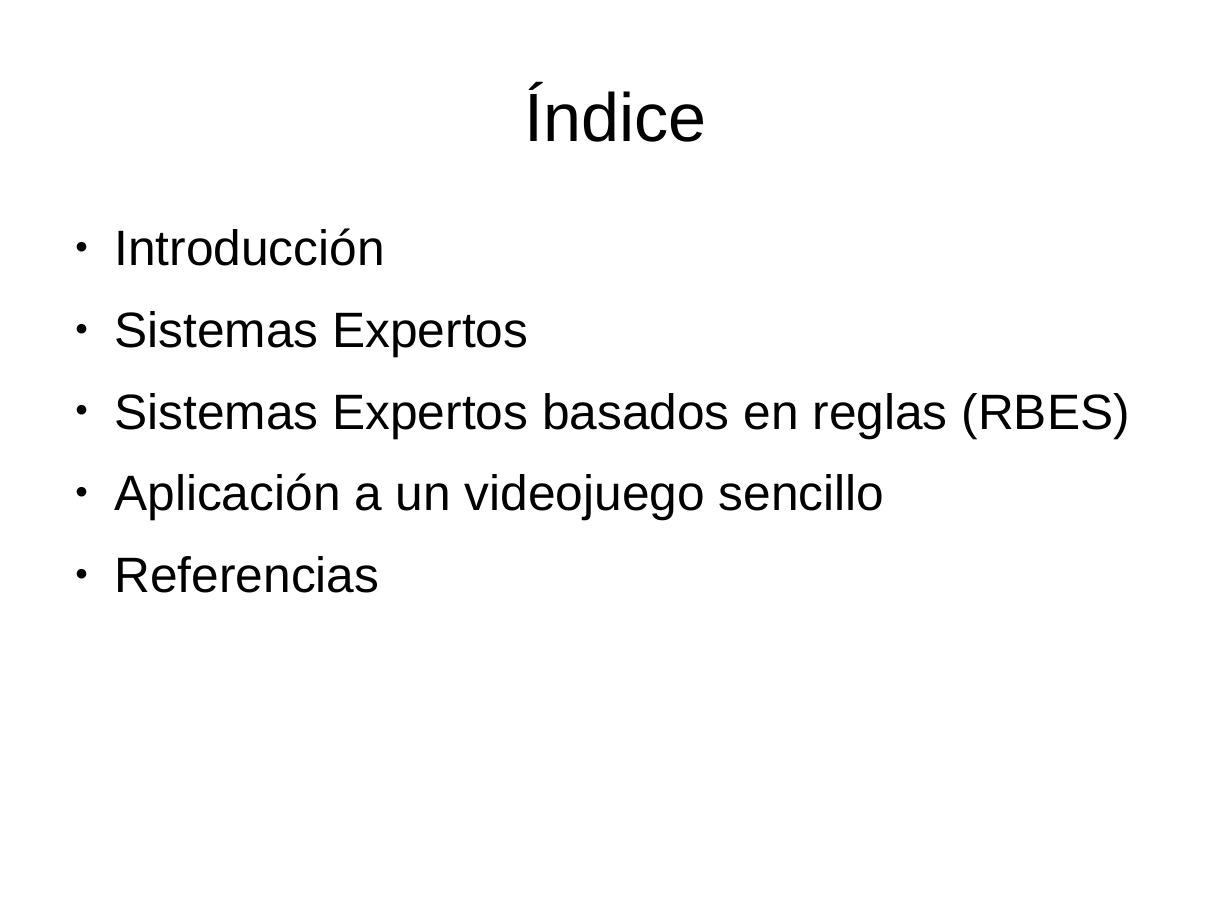
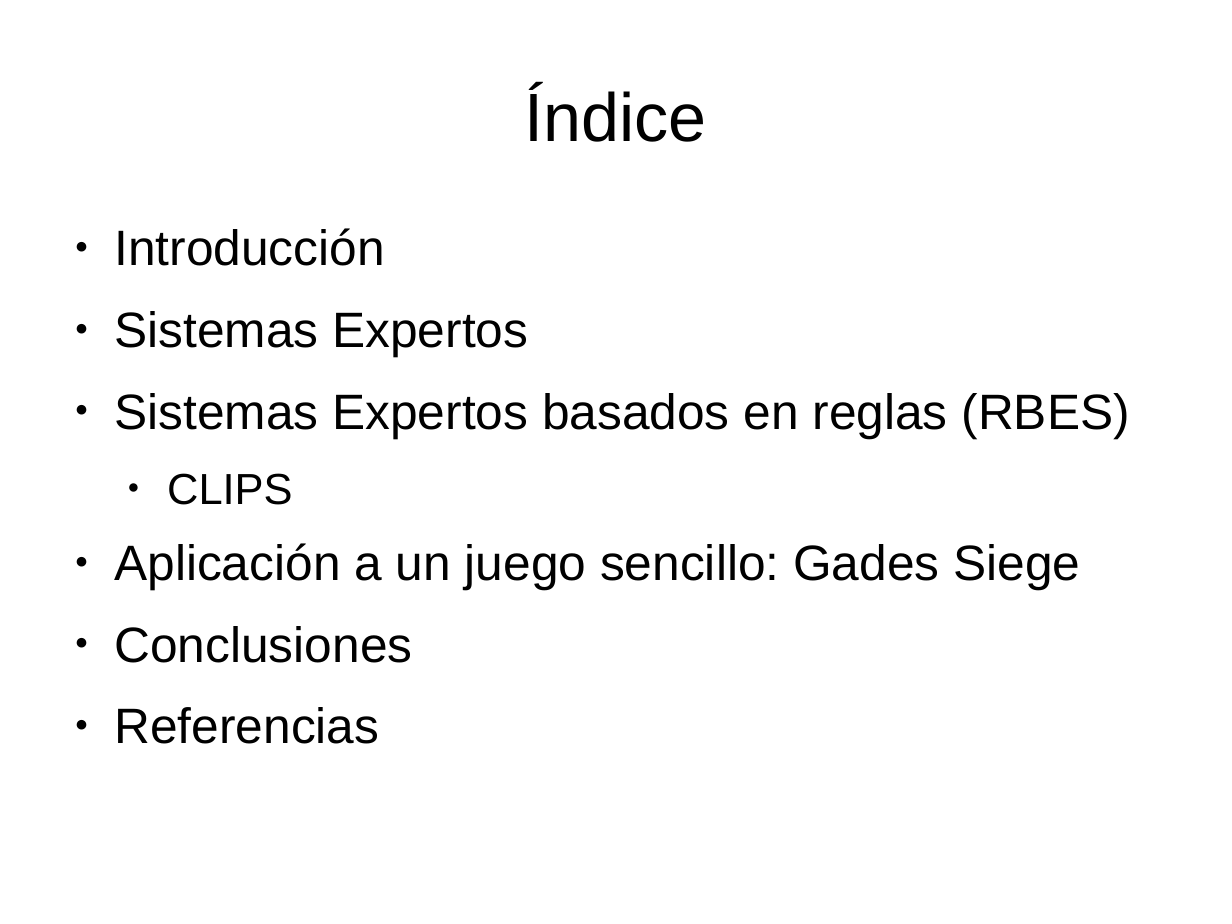
Before and after one commit to rompehielos013013013/gsiege, a slide deck: slide 2 of presentacion/expertoUCLM2014/SSEE-IA.odp. Drawn at 1232x924 pixels with LibreOffice and Linux fonts; fonts in the diff are those of the drawing. Boxes give left, top, right and bottom in pixels: in the first picture for what was removed or moved away, otherwise in the second. Text is boxed around its words. In the diff, an @@ line names an element or a change of style, - is before the commit and + after.

```diff
--- a/presentacion/expertoUCLM2014/SSEE-IA.odp
+++ b/presentacion/expertoUCLM2014/SSEE-IA.odp
@@ text at [114, 473, 1080, 663]: text changed @@
-● Aplicación a un videojuego sencillo
+  ● CLIPS
+● Aplicación a un juego sencillo: Gades Siege
+● Conclusiones
```
Also in this commit, not shown: 5 other slides changed, 11 slides added, 1 slide removed, 1 other file.
